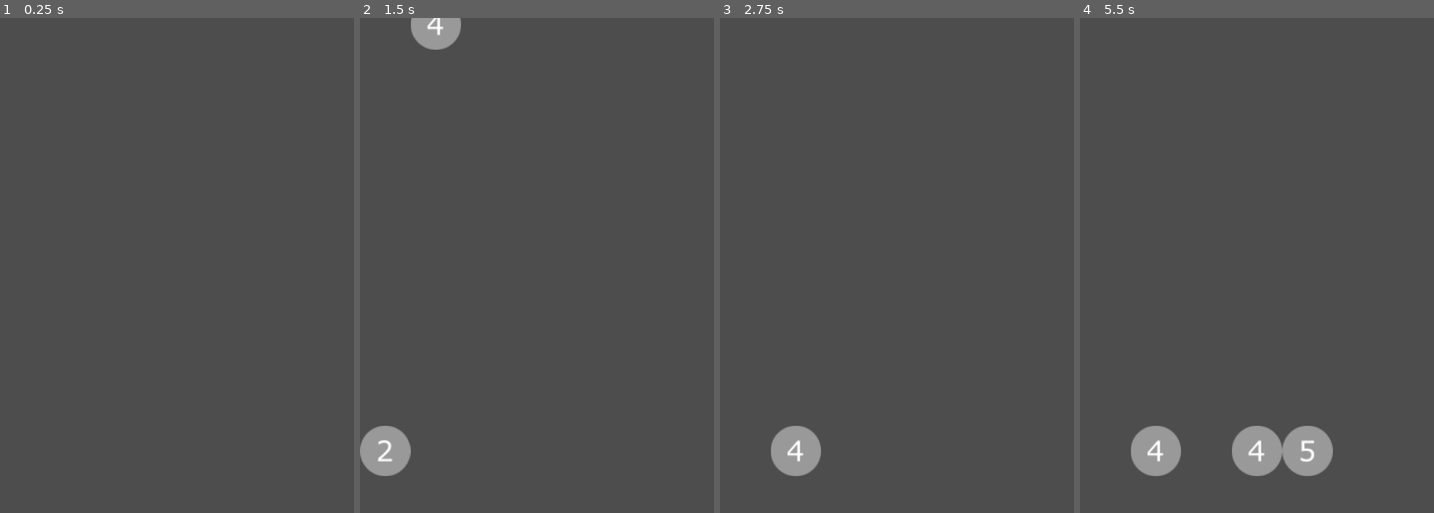
Above: before the commit, frames 1-4 (left to right).
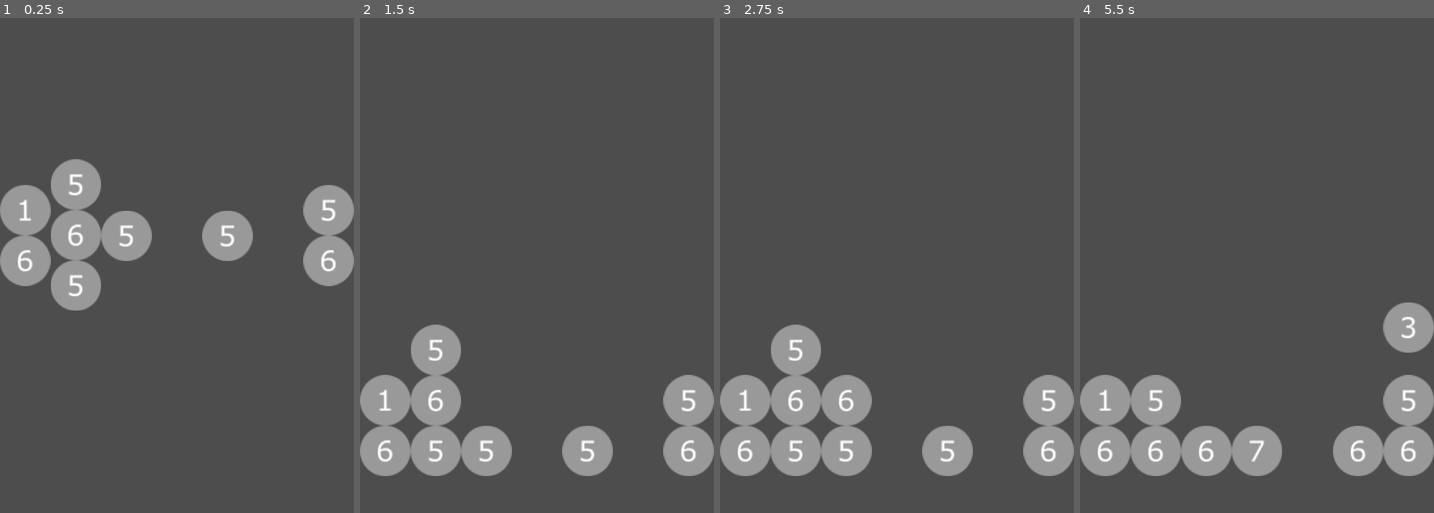
Above: after the commit, the same moments.

Repository: khkwan0/drop7_clone
Game: Godot game, scene res://main.tscn
Two runs of this game, one before a commit and one after it. Both use one fixed random seed, a clock stepped at 60 frames per second and the inputs below.
Inputs (mouse positions are in pixels of both pictures, inside the frame that each line leads up to):
- Up to frame 1 (0.25 s): no input
- Up to frame 2 (1.5 s): move the mouse to (614, 255) at 0.52 s; tap 1 (key1) at 0.6 s; tap 2 (key2) at 0.8, 1.35 s; move the mouse to (466, 310) at 1.27 s
- Up to frame 3 (2.75 s): tap 3 (key3) at 1.55, 2.1 s; move the mouse to (932, 166) at 2.02 s; tap 4 (key4) at 2.3 s
- Up to frame 4 (5.5 s): move the mouse to (1239, 389) at 2.77 s; tap 4 (key4) at 2.85 s; tap 5 (key5) at 3.05, 3.6 s; move the mouse to (1363, 364) at 3.52 s; tap 6 (key6) at 3.8, 4.35 s; move the mouse to (1150, 206) at 4.27 s; tap 7 (key7) at 4.55, 5.1 s; move the mouse to (1274, 285) at 5.02 s; tap 1 (key1) at 5.3 s

The runs differ from the first frame. In frame 1, 10% of the frame differs, in the area x 0-100%, y 28-60%; in frame 2, 10%; in frame 3, 11%; in frame 4, 11%, in the area x 0-100%, y 57-93%.

Commit message:
fix blitz

Diff:
--- a/main.gd
+++ b/main.gd
@@ -1,28 +1,127 @@
 extends Node
 
 var clicked = false
-var width = 7
-var height = 7
+var max_chip_value = 7
+var width = max_chip_value
+var height = max_chip_value
 var board = []
 var moves = 0
 var animating = false
 @export var moves_per_round = 7
 
 var rng = RandomNumberGenerator.new()
-var current_value = rng.randi_range(1, 7)
+var current_value = rng.randi_range(1, max_chip_value)
 
 var chip = preload("res://chip.tscn")
 var chip_texture = [preload("res://art/chip1.png"), preload("res://art/chip2.png"), preload("res://art/chip3.png"), preload("res://art/chip4.png"), preload("res://art/chip5.png"), preload("res://art/chip6.png"), preload("res://art/chip7.png")]
 
 var lane_width
-
-# Called when the node enters the scene tree for the first time.
+var mode = 'blitz'
+
+func spawn_chip(val, col, height):
+	var tile = chip.instantiate()
+	tile.get_node("Sprite2D").texture = chip_texture[val]
+	tile.get_node("Sprite2D").scale = Vector2(lane_width / 48, lane_width / 48)
+	tile.get_node("CollisionShape2D").shape.extents = Vector2(lane_width / 2, lane_width / 2)
+	tile.position = Vector2(lane_width * col + lane_width/2, -1 * height)
+	add_child(tile)
+	return tile
+
 func _ready():
+	start_game()
+
+func pause(seconds):
+	await get_tree().create_timer(seconds).timeout
+
+func start_game():
 	lane_width = get_viewport().get_visible_rect().size.x/width
 	for x in width:
 		board.append([])
 		for y in height:
 			board[x].append({"val": 0, "chip": null, "to_delete": false})
+	if mode == 'blitz':
+		# var number_of_starting_chips = rng.randi_range(max_chip_value, max_chip_value * 2)
+		var number_of_starting_chips = 28
+		var row = height - 1
+		while row > 0 && number_of_starting_chips > 0:
+			for col in width:
+				board[col][row].val = rng.randi_range(1, max_chip_value)
+				number_of_starting_chips -= 1
+			row -= 1
+
+		var clear_count = 0
+		clear_count = scan_and_clear()
+		while clear_count > 0:
+			for i in width:
+				for j in height:
+					if board[i][j].to_delete:
+						board[i][j].val = 0
+						board[i][j].to_delete = false
+			coalesce_board()
+			clear_count = scan_and_clear()
+
+		row = height - 1
+		for i in width:
+			print(board[i])
+		while row >= 0:
+			for col in width:
+				if board[col][row].val != 0:
+					board[col][row].chip = spawn_chip(board[col][row].val - 1, col, -1 * row)
+			row -= 1
+		"""
+		var total_amount = rng.randi_range(max_chip_value,max_chip_value * 2)
+		var row = height - 1
+		var col = 0
+		# lay down the first row
+		while col < width:
+			var run_length = rng.randi_range(0, width - col)
+			if run_length > 0:
+				var i = 0
+				while i < run_length:
+					var val = rng.randi_range(1, max_chip_value)
+					while val == run_length:
+						val = rng.randi_range(1, max_chip_value)
+					board[col + i][row].val = val
+					board[col + i][row].chip = spawn_chip(val - 1, col + i, height - row)
+					board[col + i][row].to_delete = false
+					await get_tree().create_timer(0.05).timeout
+					total_amount -= 1
+					i += 1
+				col += run_length + 1
+			else:
+				col += 1
+		# subsequent rows
+		while total_amount > 0:
+			# lay down the next row
+			col = 0
+			row -= 1
+			while col < width:
+				# check the chip below, make sure we dont
+				# spawn an immediately deletable chip
+				#
+				# only do sometihng if there is something below
+				# get the run length from the previous row...
+				if board[col][row + 1].val != 0:
+					var run_length = 0
+					var i = col
+					while i < width && board[i][row + 1].val != 0 && board[i][row + 1].val != height - row:
+						run_length += 1
+						i += 1
+					if run_length > 0:
+						for j in run_length:
+							var val = rng.randi_range(1, max_chip_value)
+							while (val == run_length) || (val == (height - row)):
+								val = rng.randi_range(1, max_chip_value)
+							board[col][row].val = val
+							board[col][row].chip = spawn_chip(val - 1, col, row)
+							board[col][row].to_delete = false
+							total_amount -= 1
+							col += 1
+					else:
+						col += 1
+				else:
+					col += 1
+		"""
 
 func coaelesce_column(col):
 	var coalesce_count = 0
@@ -49,8 +148,7 @@
 
 func coalesce_board():
 	for col in width:
-		var coalesce_count = 0
-		coalesce_count = coaelesce_column(col)
+		var coalesce_count = coaelesce_column(col)
 		while coalesce_count > 0:
 			coalesce_count = coaelesce_column(col)
 
@@ -92,7 +190,8 @@
 				for i in run_length:
 					if board[start_column + i][row].val == run_length && !board[start_column + i][row].to_delete:
 						board[start_column + i][row].to_delete = true
-						board[start_column + i][row].chip.freeze = true
+						if board[start_column + i][row].chip:
+							board[start_column + i][row].chip.freeze = true
 						clear_count += 1
 	return clear_count
 
@@ -127,12 +226,11 @@
 
 	# clear the rows
 	var row_clear = 0
-	row_clear = await clear_row()
+	row_clear = clear_row()
 	clear_count += row_clear
 	while row_clear > 0:
-		row_clear = await clear_row()
+		row_clear = clear_row()
 		clear_count += row_clear
-
 	return clear_count
 
 func delete_tiles():
@@ -168,12 +266,12 @@
 					row += 1
 			board[col][row] = {"val": current_value, "chip": tile, "to_delete": false}
 		await get_tree().create_timer(0.5).timeout
-		var clear_count = await scan_and_clear()
+		var clear_count = scan_and_clear()
 		while clear_count > 0:
 			var deleted_count = await delete_tiles()
-			await coalesce_board()
+			coalesce_board()
 			await get_tree().create_timer(0.5).timeout
-			clear_count = await scan_and_clear()
+			clear_count = scan_and_clear()
 		animating = false
 		current_value = rng.randi_range(1, 7)
 
